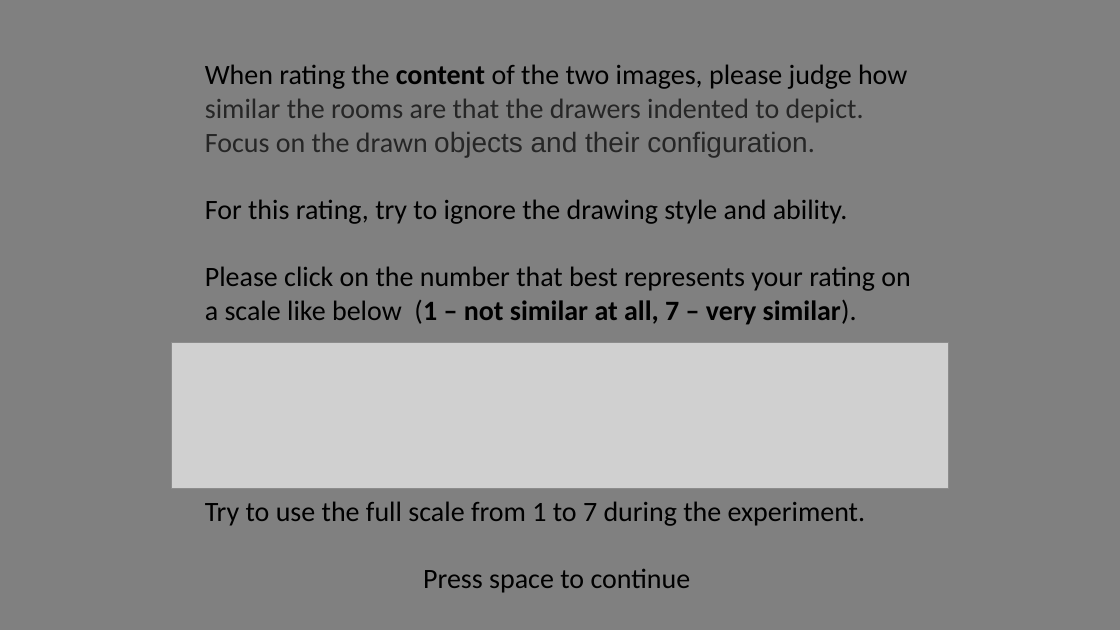
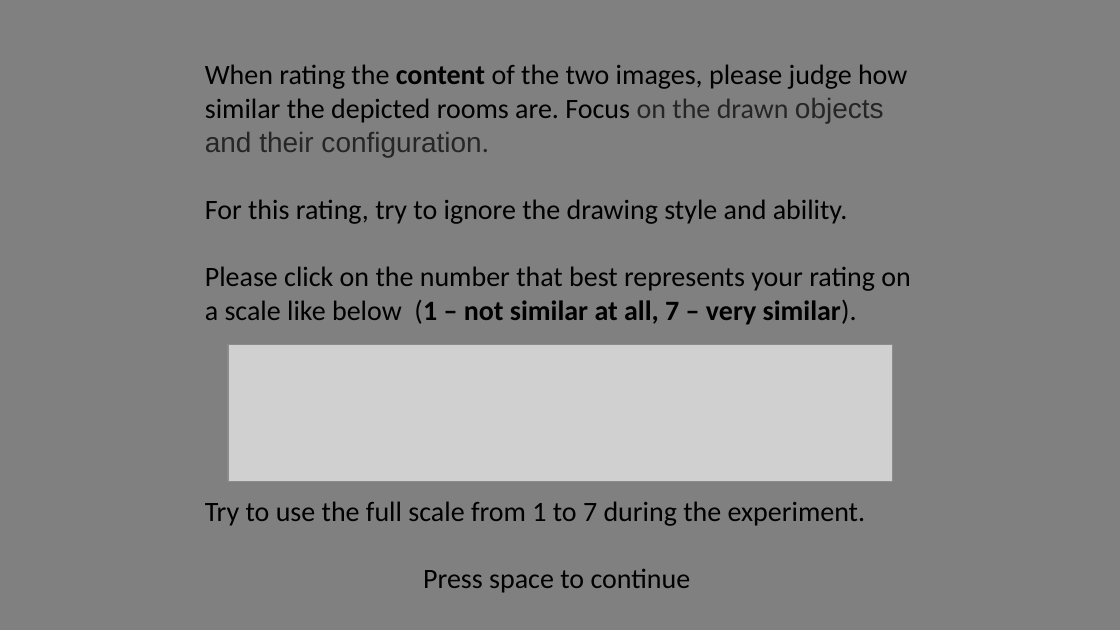
Before and after one commit to michaengeser/pep_wp4, a slide deck: slide 3 of image_similarities/instructions/Instructions.pptx. Drawn at 1120x630 pixels with LibreOffice and Linux fonts; fonts in the diff are those of the drawing; grey boxes stand for pictures. Boxes give left, top, right and bottom in pixels: in the first picture for what was removed or moved away, otherwise in the second. Text is boxed around its words. In the diff, an @@ line names an element or a change of style, - is before the commit and + after.

```diff
--- a/image_similarities/instructions/Instructions.pptx
+++ b/image_similarities/instructions/Instructions.pptx
@@ text at (x1=205, y1=64, x2=907, y2=157): text changed; text colour #262626 to #000000 @@
-When rating the content of the two images, please judge how similar the rooms are that the drawers indented to depict. Focus on the drawn objects and their configuration.
+When rating the content of the two images, please judge how similar the depicted rooms are. Focus on the drawn objects and their configuration.
@@ picture resized from (x1=171, y1=343, x2=949, y2=488) to (x1=228, y1=344, x2=892, y2=481) @@
```
Also in this commit, not shown: 1 other slide changed, 3 other files.
